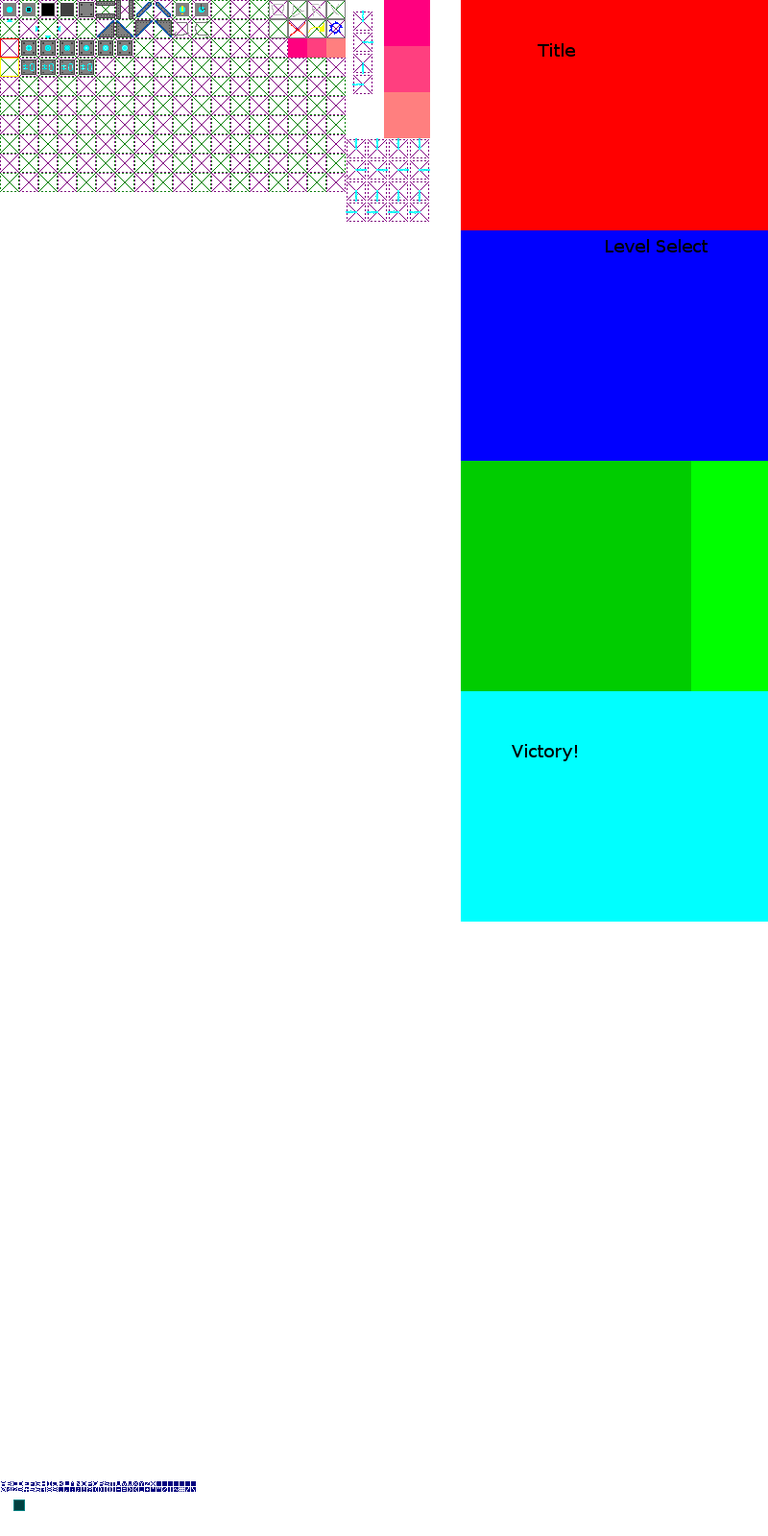
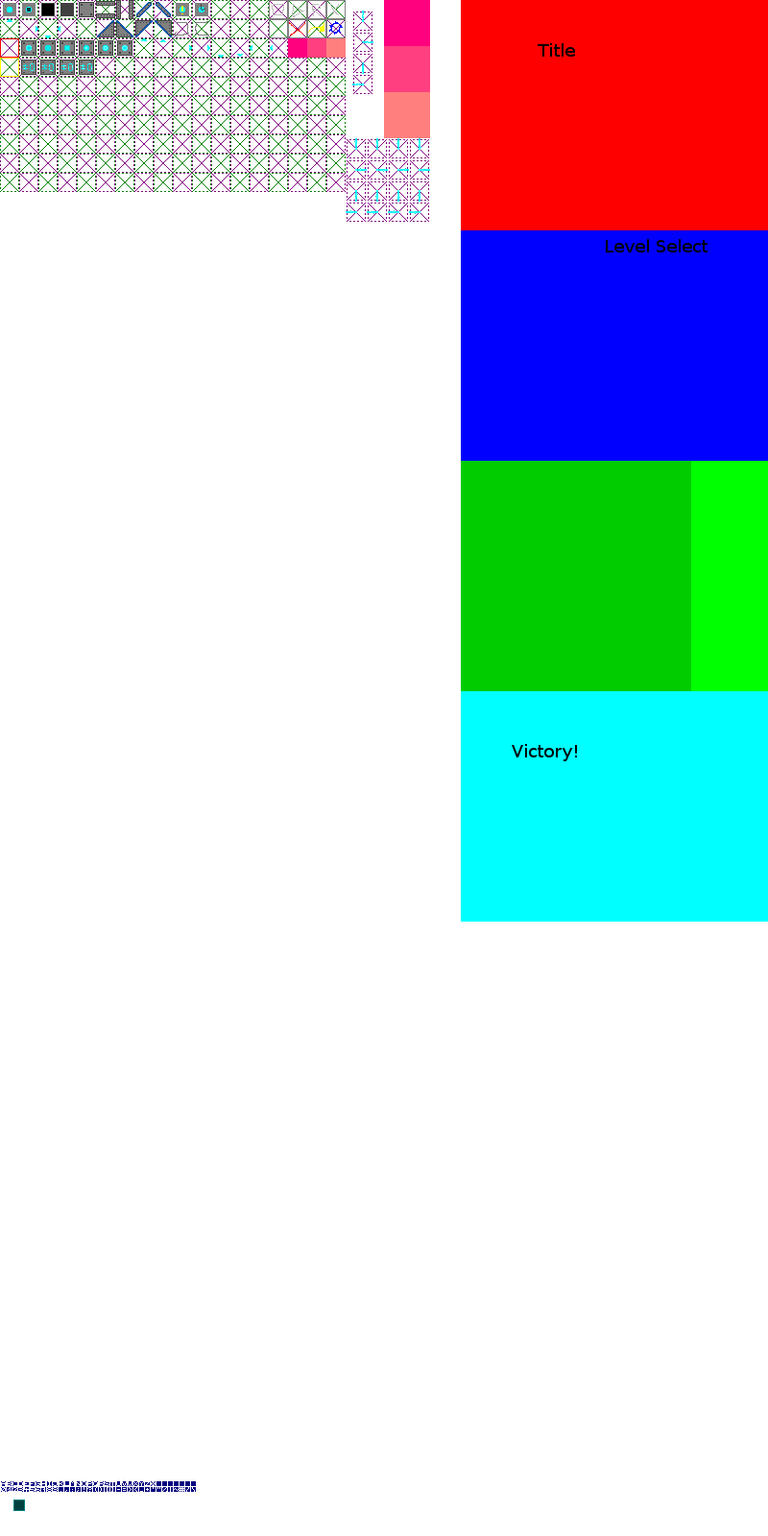
Revision of a layered 768 x 1536 image; what changed, layer by layer:
painted on "stuff" over box(141, 38, 273, 58)
